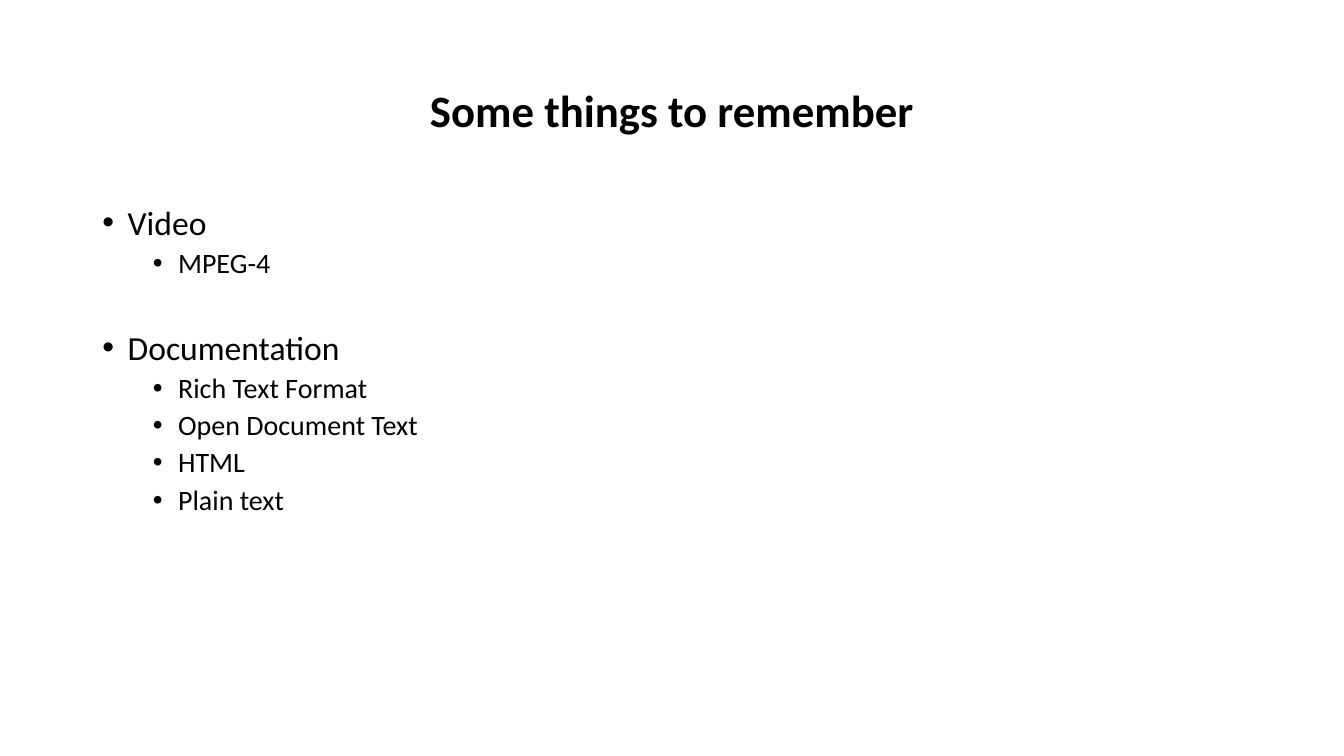
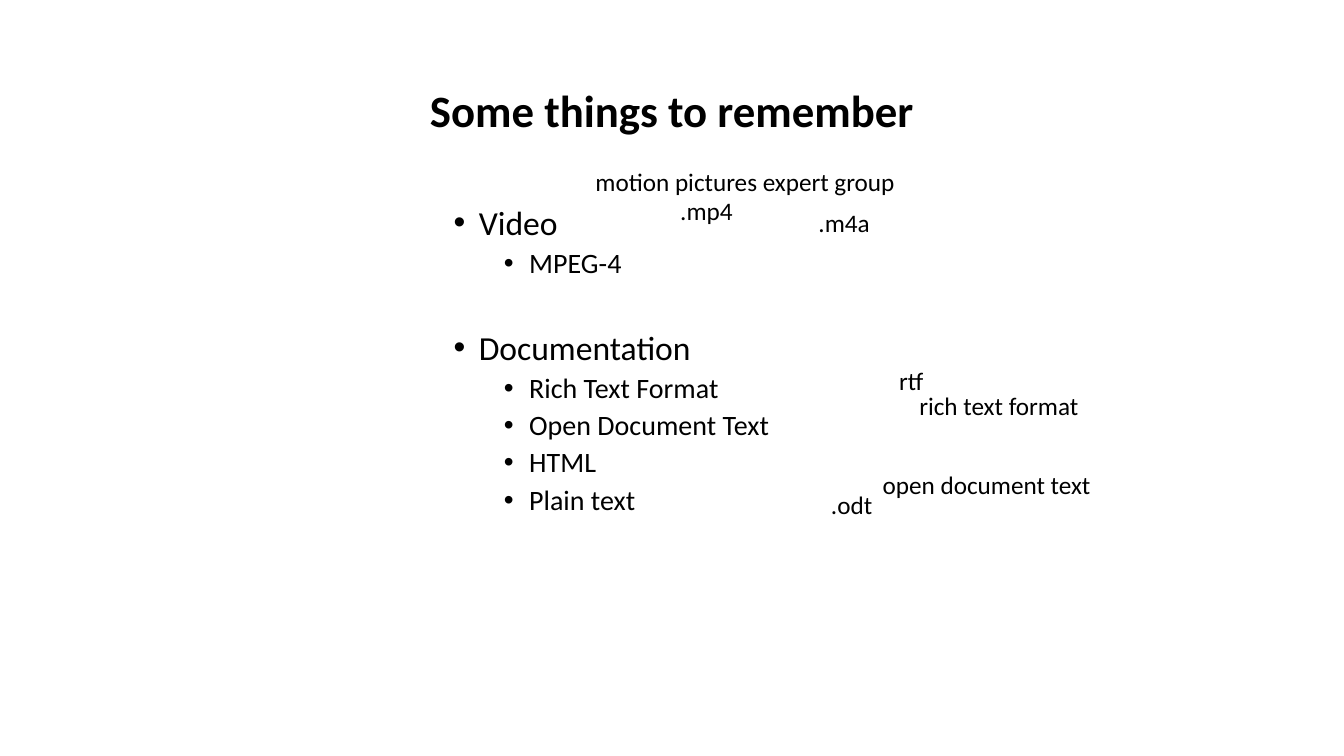
Before and after one commit to tibbben/teaching.data.literacy, a slide deck: slide 12 of UM_DataManagementClass/Lessons/03/03_secondMeeting.pptx (slide 11 before the commit). Drawn at 1344x756 pixels with LibreOffice and Linux fonts; fonts in the diff are those of the drawing. Boxes give left, top, right and bottom in pixels: in the first picture for what was removed or moved away, otherwise in the second. Text is boxed around its words. In the diff, an @@ line names an element or a change of style, - is before the commit and + after.

```diff
--- a/UM_DataManagementClass/Lessons/03/03_secondMeeting.pptx
+++ b/UM_DataManagementClass/Lessons/03/03_secondMeeting.pptx
@@ text added at (x1=595, y1=173, x2=894, y2=196), 18 pt, text #000000 @@
+motion pictures expert group
@@ text "Video" moved from (x1=128, y1=211, x2=417, y2=511) to (x1=479, y1=211, x2=769, y2=511) @@
@@ text added at (x1=680, y1=203, x2=732, y2=224), 18 pt, text #000000 @@
+.mp4
@@ text added at (x1=818, y1=215, x2=869, y2=232), 18 pt, text #000000 @@
+.m4a
@@ text added at (x1=899, y1=372, x2=923, y2=390), 18 pt, text #000000 @@
+rtf
@@ text added at (x1=919, y1=397, x2=1079, y2=416), 18 pt, text #000000 @@
+rich text format
@@ text added at (x1=883, y1=476, x2=1091, y2=498), 18 pt, text #000000 @@
+open document text
@@ text added at (x1=831, y1=496, x2=872, y2=514), 18 pt, text #000000 @@
+.odt
```
Also in this commit, not shown: 3 other slides changed, 8 slides added, 1 other file.
